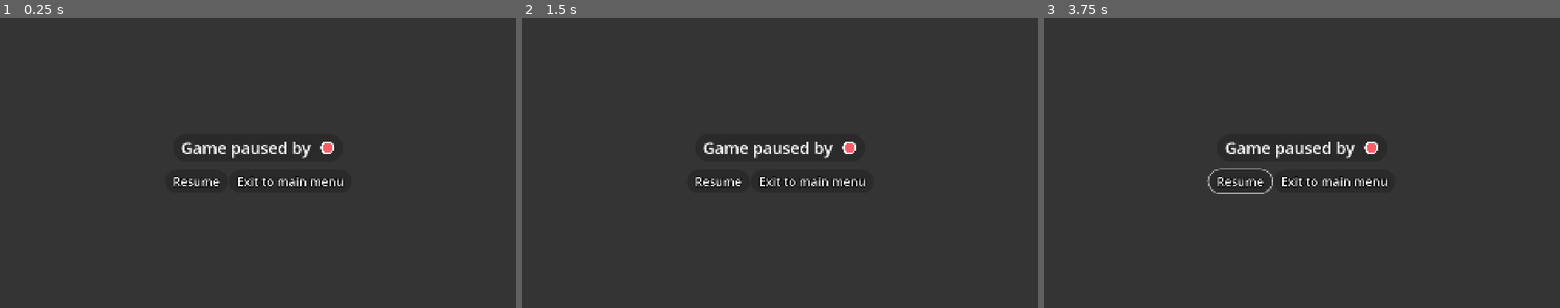
Above: before the commit, frames 1-3 (left to right).
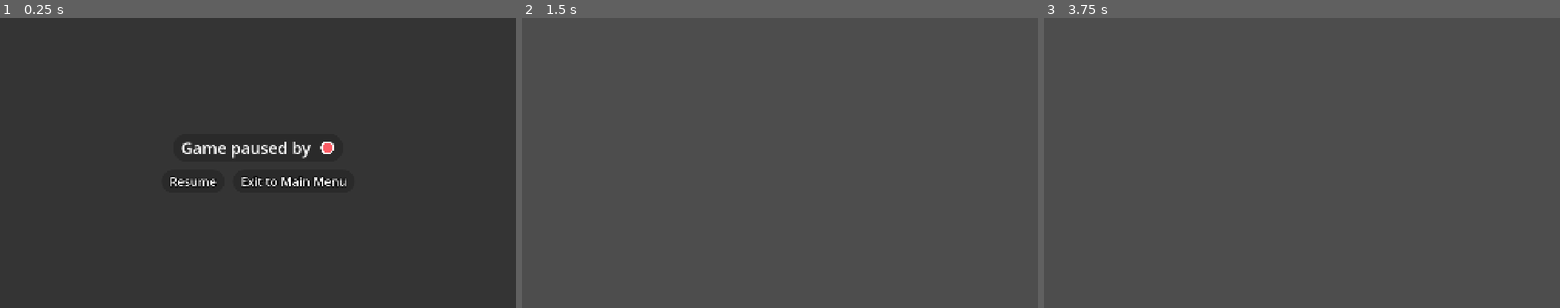
Above: after the commit, the same moments.

Repository: NanoMars/scribble-brawlr
Game: Godot game, scene res://Pause/pause_menu.tscn
The game is run twice, just before and just after one commit, with the same random seed, the same clock (stepped at 60 frames per second) and the same inputs. This scene is started directly instead of the project's main scene.
Inputs (mouse positions are in pixels of both pictures, inside the frame that each line leads up to):
- Up to frame 1 (0.25 s): no input
- Up to frame 2 (1.5 s): click "Resume" at 0.5 s; tap Enter at 1.25 s; move the mouse to (893, 148) at 1.27 s; tap Tab at 1.35 s; click (893, 148) at 1.42 s
- Up to frame 3 (3.75 s): drag from (1198, 177) to (1276, 221) at 2.02 s; move the mouse to (1353, 99) at 2.77 s; tap Tab at 2.85 s; tap Space at 3.5 s; drag from (1276, 221) to (1147, 119) at 3.52 s

The runs differ from the first frame. In frame 1, 0.7% of the frame differs, in the area x 33-68%, y 54-58%; in frame 2, 100%, in the area x 0-100%, y 0-100%; in frame 3, 100%.

Commit message:
Pause menu

Diff:
--- /dev/null
+++ b/Project/Pause/exit_button.gd
@@ -0,0 +1,11 @@
+extends Button
+
+@export var main_menu_scene: PackedScene
+
+func _ready() -> void:
+	pressed.connect(_on_pressed)
+
+func _on_pressed() -> void:
+	if main_menu_scene:
+		Engine.time_scale = 1.0
+		get_tree().change_scene_to_packed(main_menu_scene)
--- a/Project/Pause/greyTransparentHover.tres
+++ b/Project/Pause/greyTransparentHover.tres
@@ -5,7 +5,7 @@
 content_margin_top = 10.0
 content_margin_right = 30.0
 content_margin_bottom = 10.0
-bg_color = Color(0, 0, 0, 0.196078)
+bg_color = Color(0, 0, 0, 0)
 border_width_left = 5
 border_width_top = 5
 border_width_right = 5
--- a/Project/Pause/pause_menu.gd
+++ b/Project/Pause/pause_menu.gd
@@ -20,11 +20,23 @@
 
 func _ready():
 	process_mode = Node.PROCESS_MODE_ALWAYS
+	get_child(0).process_mode = Node.PROCESS_MODE_ALWAYS
 
 func _input(event):
+
+	if event is InputEventJoypadButton or event is InputEventJoypadMotion:
+		var temp_controller_id = event.device
+		if is_paused and temp_controller_id != controller_id:
+			get_viewport().set_input_as_handled()
+			return
+
+
+
 	if event is InputEventJoypadButton:
 		if event.pressed:
 			var temp_controller_id = event.device
+
+
 
 			if temp_controller_id not in pause_menu_held_controller_ids:
 					pause_menu_held_controller_ids[temp_controller_id] = []
@@ -43,22 +55,17 @@
 					elif is_paused and temp_player_id != player_id:
 						ToastManager.display_toast("Only player " + str(player_id) + " can unpause.")
 
-					ToastManager.display_toast("temp id " + str(temp_player_id) + "normal id" + str(player_id))
-
-				else:
-					ToastManager.display_toast("Player trying to pause is not in the game.")
-
-
 				if event.button_index not in pause_menu_held_controller_ids[temp_controller_id]:
 					pause_menu_held_controller_ids[temp_controller_id].append(event.button_index)
+
 			elif event.button_index == back_button:
 				if controller_id in PlayerManager.joined_players:
 					var temp_player_id: int = PlayerManager.joined_players[temp_controller_id]
 					if is_paused and temp_player_id == player_id and back_button not in pause_menu_held_controller_ids[temp_controller_id]:
 						hide_pause_menu()
-						ToastManager.display_toast("Unpaused game.")
 					elif is_paused and temp_player_id != player_id:
 						ToastManager.display_toast("Only player " + str(player_id) + " can unpause.")
+
 		elif not event.pressed:
 			var temp_controller_id = event.device
 
@@ -70,19 +77,21 @@
 @export var player_icon: TextureRect
 
 func show_pause_menu():
+
 	is_paused = true
 	player_icon.texture = ColourPalette.get_player_texture(player_id - 1)
 
 	time_scale_start = Engine.time_scale
 	time_scale_end = 0
 	time_scale_start_time = Time.get_ticks_usec()
-
 	visible = true
-
-
-
-
-
+	await get_tree().process_frame
+	for button in buttons:
+		button.visible = true
+		button.disabled = false
+		button.process_mode = Node.PROCESS_MODE_ALWAYS
+	if buttons.size() > 0:
+		buttons[0].grab_focus()
 
 func hide_pause_menu():
 	is_paused = false
@@ -93,7 +102,7 @@
 
 	visible = false
 
-func _process(delta: float):
+func _process(_delta: float):
 
 	var elapsed = (Time.get_ticks_usec() - time_scale_start_time) / 1000000.0
 
--- a/Project/Pause/pause_menu.tscn
+++ b/Project/Pause/pause_menu.tscn
@@ -1,8 +1,11 @@
-[gd_scene load_steps=5 format=3 uid="uid://bks6s7cl4jnh2"]
+[gd_scene load_steps=8 format=3 uid="uid://bks6s7cl4jnh2"]
 
 [ext_resource type="Script" uid="uid://nqboquk56kwi" path="res://Pause/pause_menu.gd" id="1_p7eai"]
 [ext_resource type="Theme" uid="uid://db2fjjmacnuni" path="res://Pause/pause_theme.tres" id="2_gcgll"]
 [ext_resource type="Texture2D" uid="uid://dcptd7eu0ujv1" path="res://Assets/Characters/red_character.png" id="3_w7bhx"]
+[ext_resource type="Script" uid="uid://cjgotub5tcpbh" path="res://Pause/resume_button.gd" id="4_gcgll"]
+[ext_resource type="Script" uid="uid://b5vuh6bxgadpa" path="res://Pause/exit_button.gd" id="5_u6jwt"]
+[ext_resource type="PackedScene" uid="uid://ca8pjb2vr83ab" path="res://MainMenu/main_menu.tscn" id="6_6h3e2"]
 
 [sub_resource type="StyleBoxFlat" id="StyleBoxFlat_u6jwt"]
 content_margin_left = 30.0
@@ -17,8 +20,8 @@
 
 [node name="CanvasLayer" type="CanvasLayer" node_paths=PackedStringArray("buttons", "player_icon")]
 script = ExtResource("1_p7eai")
-buttons = [NodePath("CenterContainer/VBoxContainer/HBoxContainer/Button"), NodePath("CenterContainer/VBoxContainer/HBoxContainer/Button2")]
-player_icon = NodePath("CenterContainer/VBoxContainer/PanelContainer/HBoxContainer/TextureRect")
+buttons = [NodePath("Control/CenterContainer/VBoxContainer/HBoxContainer/Button"), NodePath("Control/CenterContainer/VBoxContainer/HBoxContainer/Button2")]
+player_icon = NodePath("Control/CenterContainer/VBoxContainer/PanelContainer/HBoxContainer/TextureRect")
 
 [node name="ColorRect" type="ColorRect" parent="."]
 anchors_preset = 15
@@ -28,58 +31,70 @@
 grow_vertical = 2
 color = Color(0, 0, 0, 0.313726)
 
-[node name="CenterContainer" type="CenterContainer" parent="."]
-anchors_preset = 8
-anchor_left = 0.5
-anchor_top = 0.5
-anchor_right = 0.5
-anchor_bottom = 0.5
-offset_left = -347.5
-offset_top = -108.0
-offset_right = 347.5
-offset_bottom = 108.0
+[node name="Control" type="Control" parent="."]
+layout_mode = 3
+anchors_preset = 15
+anchor_right = 1.0
+anchor_bottom = 1.0
 grow_horizontal = 2
 grow_vertical = 2
 
-[node name="VBoxContainer" type="VBoxContainer" parent="CenterContainer"]
+[node name="CenterContainer" type="CenterContainer" parent="Control"]
+layout_mode = 1
+anchors_preset = 15
+anchor_right = 1.0
+anchor_bottom = 1.0
+grow_horizontal = 2
+grow_vertical = 2
+
+[node name="VBoxContainer" type="VBoxContainer" parent="Control/CenterContainer"]
 layout_mode = 2
 theme_override_constants/separation = 30
 
-[node name="PanelContainer" type="PanelContainer" parent="CenterContainer/VBoxContainer"]
+[node name="PanelContainer" type="PanelContainer" parent="Control/CenterContainer/VBoxContainer"]
 layout_mode = 2
 size_flags_horizontal = 4
 theme_override_styles/panel = SubResource("StyleBoxFlat_u6jwt")
 
-[node name="HBoxContainer" type="HBoxContainer" parent="CenterContainer/VBoxContainer/PanelContainer"]
+[node name="HBoxContainer" type="HBoxContainer" parent="Control/CenterContainer/VBoxContainer/PanelContainer"]
 layout_mode = 2
 size_flags_horizontal = 4
 size_flags_vertical = 4
 
-[node name="Label" type="Label" parent="CenterContainer/VBoxContainer/PanelContainer/HBoxContainer"]
+[node name="Label" type="Label" parent="Control/CenterContainer/VBoxContainer/PanelContainer/HBoxContainer"]
 layout_mode = 2
 theme = ExtResource("2_gcgll")
 theme_override_font_sizes/font_size = 60
 text = "Game paused by "
 horizontal_alignment = 1
 
-[node name="TextureRect" type="TextureRect" parent="CenterContainer/VBoxContainer/PanelContainer/HBoxContainer"]
+[node name="TextureRect" type="TextureRect" parent="Control/CenterContainer/VBoxContainer/PanelContainer/HBoxContainer"]
 layout_mode = 2
 texture = ExtResource("3_w7bhx")
 expand_mode = 2
 stretch_mode = 5
 
-[node name="HBoxContainer" type="HBoxContainer" parent="CenterContainer/VBoxContainer"]
+[node name="HBoxContainer" type="HBoxContainer" parent="Control/CenterContainer/VBoxContainer"]
 layout_mode = 2
+theme_override_constants/separation = 30
 
-[node name="Button" type="Button" parent="CenterContainer/VBoxContainer/HBoxContainer"]
+[node name="Button" type="Button" parent="Control/CenterContainer/VBoxContainer/HBoxContainer" node_paths=PackedStringArray("pause_manager")]
 layout_mode = 2
 size_flags_horizontal = 4
+focus_neighbor_left = NodePath("../Button2")
+focus_neighbor_right = NodePath("../Button2")
 theme = ExtResource("2_gcgll")
 text = "Resume"
+script = ExtResource("4_gcgll")
+pause_manager = NodePath("../../../../..")
 
-[node name="Button2" type="Button" parent="CenterContainer/VBoxContainer/HBoxContainer"]
+[node name="Button2" type="Button" parent="Control/CenterContainer/VBoxContainer/HBoxContainer"]
 layout_mode = 2
 size_flags_horizontal = 4
+focus_neighbor_left = NodePath("../Button")
+focus_neighbor_right = NodePath("../Button")
 theme = ExtResource("2_gcgll")
 theme_override_colors/font_color = Color(1, 1, 1, 1)
-text = "Exit to main menu"
+text = "Exit to Main Menu"
+script = ExtResource("5_u6jwt")
+main_menu_scene = ExtResource("6_6h3e2")
--- a/Project/Pause/pause_theme.tres
+++ b/Project/Pause/pause_theme.tres
@@ -1,21 +1,14 @@
-[gd_resource type="Theme" load_steps=5 format=3 uid="uid://db2fjjmacnuni"]
+[gd_resource type="Theme" load_steps=4 format=3 uid="uid://db2fjjmacnuni"]
 
 [ext_resource type="StyleBox" uid="uid://ckg8no6qptkm7" path="res://Pause/greyTransparentHover.tres" id="1_1foqt"]
 [ext_resource type="StyleBox" uid="uid://2tv73jfgcxgw" path="res://Pause/GreyTransparent.tres" id="2_h1ejf"]
-
-[sub_resource type="StyleBoxEmpty" id="StyleBoxEmpty_b2hm5"]
 
 [sub_resource type="StyleBoxFlat" id="StyleBoxFlat_p7eai"]
 content_margin_left = 30.0
 content_margin_top = 10.0
 content_margin_right = 30.0
 content_margin_bottom = 10.0
-bg_color = Color(0, 0, 0, 0.196078)
-border_width_left = 5
-border_width_top = 5
-border_width_right = 5
-border_width_bottom = 5
-border_color = Color(1, 1, 1, 0.784314)
+bg_color = Color(0, 0, 0, 0.435294)
 corner_radius_top_left = 1000
 corner_radius_top_right = 1000
 corner_radius_bottom_right = 1000
@@ -27,8 +20,8 @@
 Button/colors/font_outline_color = Color(0, 0, 0, 1)
 Button/constants/outline_size = 15
 Button/font_sizes/font_size = 45
-Button/styles/focus = SubResource("StyleBoxEmpty_b2hm5")
-Button/styles/hover = ExtResource("1_1foqt")
+Button/styles/focus = ExtResource("1_1foqt")
+Button/styles/hover = ExtResource("2_h1ejf")
 Button/styles/normal = ExtResource("2_h1ejf")
 Button/styles/pressed = SubResource("StyleBoxFlat_p7eai")
 Label/colors/font_color = Color(1, 1, 1, 1)
--- /dev/null
+++ b/Project/Pause/resume_button.gd
@@ -0,0 +1,10 @@
+extends Button
+
+@export var pause_manager: Node
+
+func _ready() -> void:
+	pressed.connect(_on_pressed)
+
+func _on_pressed() -> void:
+	if pause_manager:
+		pause_manager.hide_pause_menu()
--- a/Project/project.godot
+++ b/Project/project.godot
@@ -42,6 +42,51 @@
 damaging=""
 harmless=""
 
+[input]
+
+ui_accept={
+"deadzone": 0.5,
+"events": [Object(InputEventKey,"resource_local_to_scene":false,"resource_name":"","device":0,"window_id":0,"alt_pressed":false,"shift_pressed":false,"ctrl_pressed":false,"meta_pressed":false,"pressed":false,"keycode":4194309,"physical_keycode":0,"key_label":0,"unicode":0,"location":0,"echo":false,"script":null)
+, Object(InputEventKey,"resource_local_to_scene":false,"resource_name":"","device":0,"window_id":0,"alt_pressed":false,"shift_pressed":false,"ctrl_pressed":false,"meta_pressed":false,"pressed":false,"keycode":4194310,"physical_keycode":0,"key_label":0,"unicode":0,"location":0,"echo":false,"script":null)
+, Object(InputEventKey,"resource_local_to_scene":false,"resource_name":"","device":0,"window_id":0,"alt_pressed":false,"shift_pressed":false,"ctrl_pressed":false,"meta_pressed":false,"pressed":false,"keycode":32,"physical_keycode":0,"key_label":0,"unicode":32,"location":0,"echo":false,"script":null)
+, Object(InputEventJoypadButton,"resource_local_to_scene":false,"resource_name":"","device":-1,"button_index":0,"pressure":0.0,"pressed":true,"script":null)
+]
+}
+ui_select={
+"deadzone": 0.5,
+"events": [Object(InputEventJoypadButton,"resource_local_to_scene":false,"resource_name":"","device":-1,"button_index":0,"pressure":0.0,"pressed":true,"script":null)
+, Object(InputEventKey,"resource_local_to_scene":false,"resource_name":"","device":0,"window_id":0,"alt_pressed":false,"shift_pressed":false,"ctrl_pressed":false,"meta_pressed":false,"pressed":false,"keycode":32,"physical_keycode":0,"key_label":0,"unicode":32,"location":0,"echo":false,"script":null)
+]
+}
+ui_left={
+"deadzone": 0.5,
+"events": [Object(InputEventKey,"resource_local_to_scene":false,"resource_name":"","device":0,"window_id":0,"alt_pressed":false,"shift_pressed":false,"ctrl_pressed":false,"meta_pressed":false,"pressed":false,"keycode":4194319,"physical_keycode":0,"key_label":0,"unicode":0,"location":0,"echo":false,"script":null)
+, Object(InputEventJoypadButton,"resource_local_to_scene":false,"resource_name":"","device":-1,"button_index":13,"pressure":0.0,"pressed":false,"script":null)
+, Object(InputEventJoypadMotion,"resource_local_to_scene":false,"resource_name":"","device":-1,"axis":0,"axis_value":-1.0,"script":null)
+]
+}
+ui_right={
+"deadzone": 0.5,
+"events": [Object(InputEventKey,"resource_local_to_scene":false,"resource_name":"","device":0,"window_id":0,"alt_pressed":false,"shift_pressed":false,"ctrl_pressed":false,"meta_pressed":false,"pressed":false,"keycode":4194321,"physical_keycode":0,"key_label":0,"unicode":0,"location":0,"echo":false,"script":null)
+, Object(InputEventJoypadButton,"resource_local_to_scene":false,"resource_name":"","device":-1,"button_index":14,"pressure":0.0,"pressed":false,"script":null)
+, Object(InputEventJoypadMotion,"resource_local_to_scene":false,"resource_name":"","device":-1,"axis":0,"axis_value":1.0,"script":null)
+]
+}
+ui_up={
+"deadzone": 0.5,
+"events": [Object(InputEventKey,"resource_local_to_scene":false,"resource_name":"","device":0,"window_id":0,"alt_pressed":false,"shift_pressed":false,"ctrl_pressed":false,"meta_pressed":false,"pressed":false,"keycode":4194320,"physical_keycode":0,"key_label":0,"unicode":0,"location":0,"echo":false,"script":null)
+, Object(InputEventJoypadButton,"resource_local_to_scene":false,"resource_name":"","device":-1,"button_index":11,"pressure":0.0,"pressed":false,"script":null)
+, Object(InputEventJoypadMotion,"resource_local_to_scene":false,"resource_name":"","device":-1,"axis":1,"axis_value":-1.0,"script":null)
+]
+}
+ui_down={
+"deadzone": 0.5,
+"events": [Object(InputEventKey,"resource_local_to_scene":false,"resource_name":"","device":0,"window_id":0,"alt_pressed":false,"shift_pressed":false,"ctrl_pressed":false,"meta_pressed":false,"pressed":false,"keycode":4194322,"physical_keycode":0,"key_label":0,"unicode":0,"location":0,"echo":false,"script":null)
+, Object(InputEventJoypadButton,"resource_local_to_scene":false,"resource_name":"","device":-1,"button_index":12,"pressure":0.0,"pressed":false,"script":null)
+, Object(InputEventJoypadMotion,"resource_local_to_scene":false,"resource_name":"","device":-1,"axis":1,"axis_value":1.0,"script":null)
+]
+}
+
 [layer_names]
 
 2d_physics/layer_1="World"
Not shown, added: Project/Pause/exit_button.gd.uid
Not shown, added: Project/Pause/resume_button.gd.uid
